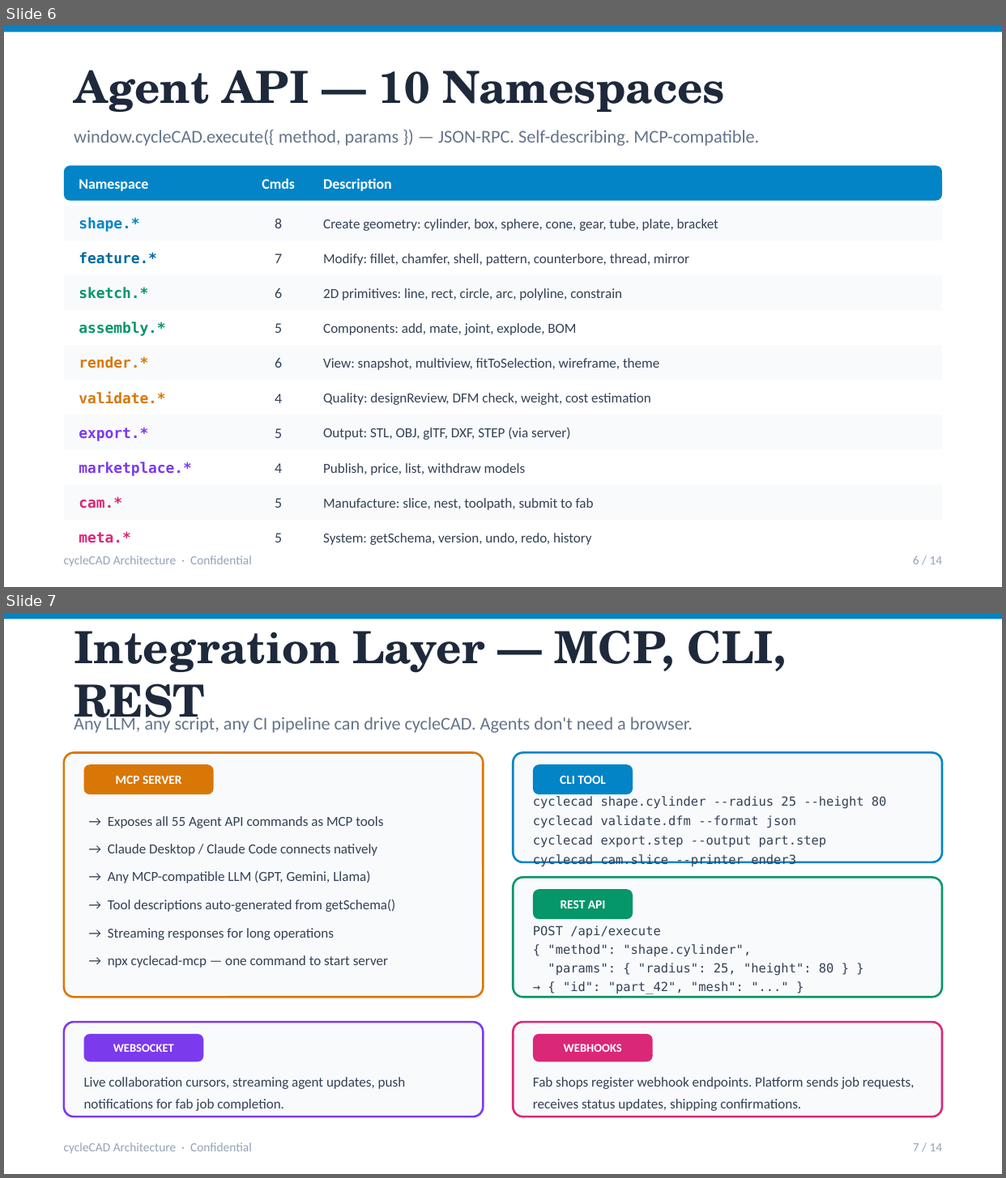
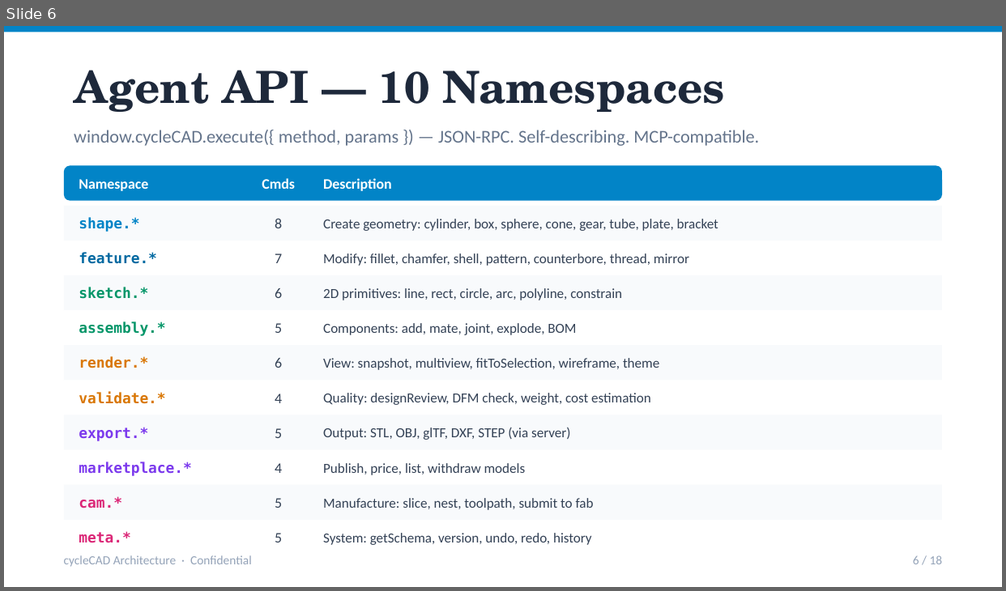
Before and after one commit to vvlars-cmd/cyclecad, a slide deck: cycleCAD-Architecture.pptx. Shown one above the other, each under a label of ours: slides 6 and 7 before the commit, slide 6 after it. The pictures are 1006x1178 and 1006x591 pixels, drawn with LibreOffice and Linux fonts; fonts in the diff are those of the drawing. Boxes give left, top, right and bottom in pixels: in the first picture for what was removed or moved away, otherwise in the second. Text is boxed around its words. In the diff, an @@ line names an element or a change of style, - is before the commit and + after.

```diff
--- a/cycleCAD-Architecture.pptx
+++ b/cycleCAD-Architecture.pptx
@@ slide 7 removed at box(4, 613, 1002, 1174), background #FFFFFF @@
@@ rectangle removed at box(4, 613, 1002, 619) @@
@@ text removed at box(74, 619, 786, 732) @@
-Integration Layer — MCP, CLI, REST
@@ text removed at box(74, 714, 692, 733) @@
-Any LLM, any script, any CI pipeline can drive cycleCAD. Agents don't need a browser.
@@ rounded rectangle removed at box(64, 752, 483, 997) @@
@@ rounded rectangle removed at box(513, 752, 942, 862) @@
@@ rounded rectangle removed at box(84, 764, 214, 794) @@
@@ text removed at box(116, 776, 182, 784) @@
-MCP SERVER
@@ rounded rectangle removed at box(533, 764, 633, 794) @@
@@ text removed at box(560, 776, 606, 784) @@
-CLI TOOL
@@ text removed at box(533, 796, 887, 864) @@
-cyclecad shape.cylinder --radius 25 --height 80
-cyclecad validate.dfm --format json
-cyclecad export.step --output part.step
-cyclecad cam.slice --printer ender3
@@ text removed at box(108, 816, 383, 828) @@
-→ Exposes all 55 Agent API commands as MCP tools
@@ text removed at box(108, 844, 377, 856) @@
-→ Claude Desktop / Claude Code connects natively
@@ text removed at box(108, 871, 370, 884) @@
-→ Any MCP-compatible LLM (GPT, Gemini, Llama)
@@ rounded rectangle removed at box(513, 877, 942, 997) @@
@@ text removed at box(108, 899, 396, 912) @@
-→ Tool descriptions auto-generated from getSchema()
@@ rounded rectangle removed at box(533, 889, 633, 919) @@
@@ text removed at box(560, 901, 606, 909) @@
-REST API
@@ text removed at box(108, 928, 334, 940) @@
-→ Streaming responses for long operations
@@ text removed at box(533, 926, 834, 995) @@
-POST /api/execute
-{ "method": "shape.cylinder",
-"params": { "radius": 25, "height": 80 } }
-→ { "id": "part_42", "mesh": "..." }
@@ text removed at box(108, 956, 388, 968) @@
-→ npx cyclecad-mcp — one command to start server
@@ rounded rectangle removed at box(64, 1022, 483, 1117) @@
@@ rounded rectangle removed at box(513, 1022, 942, 1117) @@
@@ rounded rectangle removed at box(84, 1034, 203, 1062) @@
@@ text removed at box(113, 1044, 174, 1052) @@
-WEBSOCKET
@@ rounded rectangle removed at box(533, 1034, 653, 1062) @@
@@ text removed at box(564, 1044, 622, 1052) @@
-WEBHOOKS
@@ text removed at box(84, 1077, 406, 1111) @@
-Live collaboration cursors, streaming agent updates, push notifications for fab job completion.
@@ text removed at box(533, 1077, 914, 1111) @@
-Fab shops register webhook endpoints. Platform sends job requests, receives status updates, shipping confirmations.
@@ text removed at box(64, 1143, 252, 1154) @@
-cycleCAD Architecture · Confidential
@@ text removed at box(913, 1144, 943, 1152) @@
-7 / 14
@@ slide 6 changed as well @@
@@ text at box(913, 556, 943, 565): text changed @@
-6 / 14
+6 / 18
```
Also in this commit, not shown: 4 other slides changed, 13 slides added, 8 other slides removed, 14 other files.
